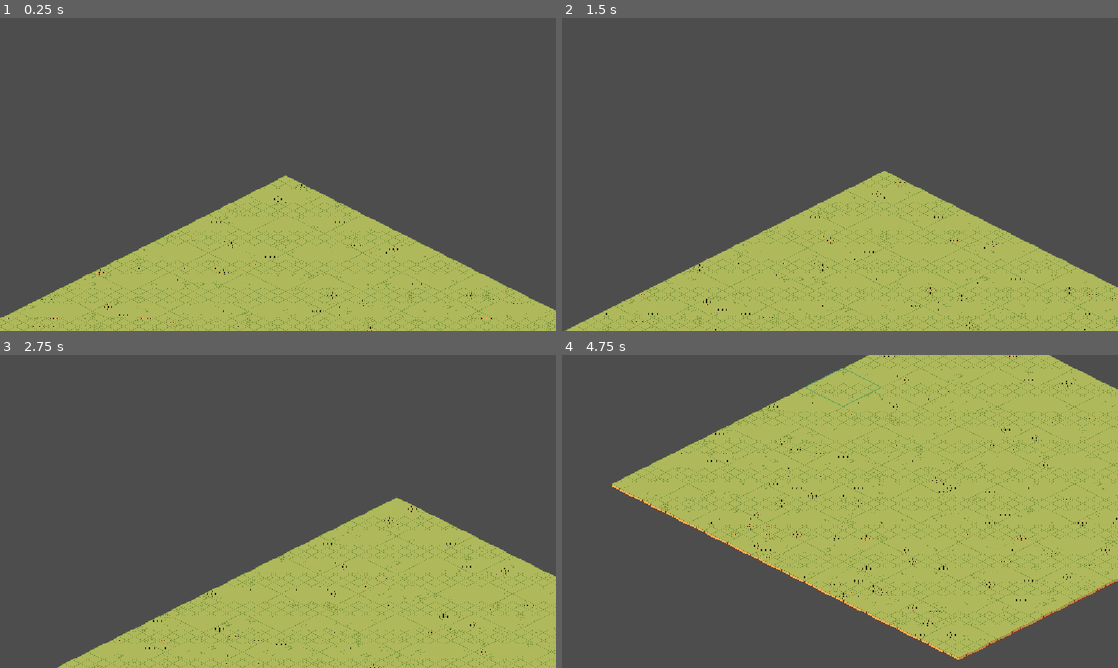
Above: before the commit, frames 1-4 (two rows, left to right).
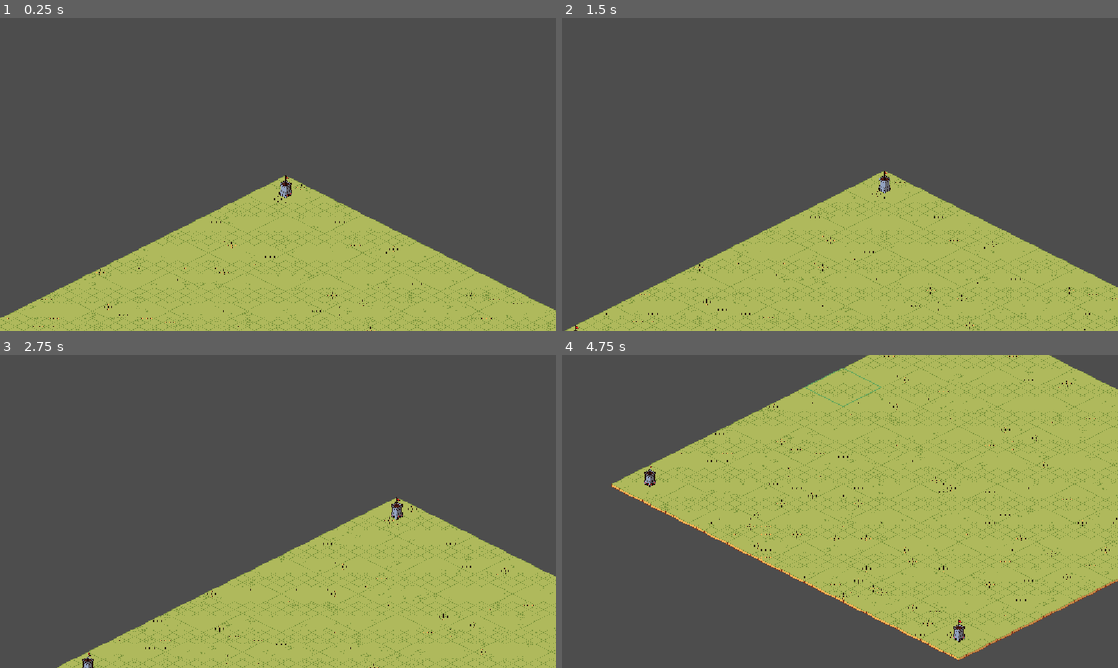
Above: after the commit, the same moments.

Repository: pquaidoo/TacHouseGame
Game: Godot game, scene res://scenes/Main.tscn
Two runs of this game, one before a commit and one after it. Both use one fixed random seed, a clock stepped at 60 frames per second and the inputs below.
Inputs (mouse positions are in pixels of both pictures, inside the frame that each line leads up to):
- Up to frame 1 (0.25 s): no input
- Up to frame 2 (1.5 s): tap Enter at 0.5 s; move the mouse to (962, 158) at 0.52 s; click (962, 158) at 0.67 s; tap Space at 1.25 s; drag from (728, 190) to (840, 174) at 1.27 s
- Up to frame 3 (2.75 s): tap Enter at 2 s; move the mouse to (333, 442) at 2.02 s; click (333, 442) at 2.17 s
- Up to frame 4 (4.75 s): tap Space at 2.75, 4.25 s; drag from (812, 574) to (673, 464) at 2.77 s; tap Enter at 3.5 s; move the mouse to (1006, 558) at 3.52 s; click (1006, 558) at 3.67 s; drag from (673, 464) to (812, 386) at 4.27 s

The runs differ from the first frame. In frame 1, 0.1% of the frame differs, in the area x 50-53%, y 50-58%; in frame 2, 0.1%; in frame 3, 0.2%; in frame 4, 0.2%, in the area x 14-73%, y 35-92%.

Commit message:
Added castles in corners

Diff:
--- a/tachousegame/scenes/Map.tscn
+++ b/tachousegame/scenes/Map.tscn
@@ -1,9 +1,10 @@
-[gd_scene load_steps=13 format=4 uid="uid://b6ywwbkgxqmhy"]
+[gd_scene load_steps=16 format=4 uid="uid://b6ywwbkgxqmhy"]
 
 [ext_resource type="Script" uid="uid://d1rgb4ccfyu2v" path="res://scripts/map.gd" id="1_lajc7"]
 [ext_resource type="Texture2D" uid="uid://cvfc6j5pu4m6b" path="res://assets/tilemap.png" id="2_lajc7"]
 [ext_resource type="Script" uid="uid://c364scyr1stxt" path="res://scripts/ground_layer.gd" id="3_xkm8s"]
 [ext_resource type="Script" uid="uid://b6co2uymqyrg" path="res://scripts/coin_layer.gd" id="4_41ykk"]
+[ext_resource type="Script" uid="uid://cch6bpciky7b6" path="res://scripts/castle_layer.gd" id="4_inly4"]
 [ext_resource type="Script" uid="uid://du1l6bppadqfq" path="res://scripts/grass_layer.gd" id="4_tm3qm"]
 [ext_resource type="Script" uid="uid://coxji0ssjw4by" path="res://scripts/chunk_highlight.gd" id="5_yyirk"]
 
@@ -172,6 +173,99 @@
 tile_size = Vector2i(32, 16)
 sources/0 = SubResource("TileSetAtlasSource_tm3qm")
 
+[sub_resource type="TileSetAtlasSource" id="TileSetAtlasSource_41ykk"]
+texture = ExtResource("2_lajc7")
+texture_region_size = Vector2i(32, 32)
+0:0/0 = 0
+1:0/0 = 0
+2:0/0 = 0
+3:0/0 = 0
+4:0/0 = 0
+5:0/0 = 0
+6:0/0 = 0
+7:0/0 = 0
+8:0/0 = 0
+9:0/0 = 0
+10:0/0 = 0
+11:0/0 = 0
+12:0/0 = 0
+13:0/0 = 0
+14:0/0 = 0
+15:0/0 = 0
+0:1/0 = 0
+1:1/0 = 0
+2:1/0 = 0
+3:1/0 = 0
+4:1/0 = 0
+5:1/0 = 0
+6:1/0 = 0
+7:1/0 = 0
+8:1/0 = 0
+9:1/0 = 0
+10:1/0 = 0
+11:1/0 = 0
+12:1/0 = 0
+13:1/0 = 0
+14:1/0 = 0
+15:1/0 = 0
+1:2/0 = 0
+2:2/0 = 0
+3:2/0 = 0
+4:2/0 = 0
+9:2/0 = 0
+10:2/0 = 0
+11:2/0 = 0
+12:2/0 = 0
+13:2/0 = 0
+14:2/0 = 0
+15:2/0 = 0
+0:3/0 = 0
+1:3/0 = 0
+2:3/0 = 0
+3:3/0 = 0
+4:3/0 = 0
+5:3/0 = 0
+9:3/0 = 0
+10:3/0 = 0
+11:3/0 = 0
+12:3/0 = 0
+13:3/0 = 0
+14:3/0 = 0
+15:3/0 = 0
+2:4/0 = 0
+9:4/0 = 0
+0:5/0 = 0
+1:5/0 = 0
+2:5/0 = 0
+9:5/0 = 0
+0:6/0 = 0
+1:6/0 = 0
+2:6/0 = 0
+0:7/0 = 0
+1:7/0 = 0
+2:7/0 = 0
+0:8/0 = 0
+1:8/0 = 0
+2:8/0 = 0
+3:8/0 = 0
+4:8/0 = 0
+0:9/0 = 0
+1:9/0 = 0
+2:9/0 = 0
+3:9/0 = 0
+4:9/0 = 0
+0:4/0 = 0
+1:4/0 = 0
+3:4/0 = 0
+4:4/0 = 0
+0:2/0 = 0
+
+[sub_resource type="TileSet" id="TileSet_inly4"]
+tile_shape = 1
+tile_layout = 5
+tile_size = Vector2i(32, 16)
+sources/0 = SubResource("TileSetAtlasSource_41ykk")
+
 [sub_resource type="TileSetAtlasSource" id="TileSetAtlasSource_inly4"]
 texture = ExtResource("2_lajc7")
 texture_region_size = Vector2i(32, 32)
@@ -315,6 +409,7 @@
 script = ExtResource("1_lajc7")
 map_size = 2
 ground_layer_path = NodePath("Ground Layer")
+castle_layer_path = NodePath("Castle Layer")
 grass_layer_path = NodePath("Grass Layer")
 coin_layer_path = NodePath("Coin Layer")
 highlight_node_path = NodePath("Chunk Highlight")
@@ -326,6 +421,10 @@
 tile_set = SubResource("TileSet_yyirk")
 script = ExtResource("3_xkm8s")
 
+[node name="Castle Layer" type="TileMapLayer" parent="."]
+tile_set = SubResource("TileSet_inly4")
+script = ExtResource("4_inly4")
+
 [node name="Coin Layer" type="TileMapLayer" parent="."]
 tile_map_data = PackedByteArray("AAACAAAAAAACAAIAAAAIAAMAAAABAAIAAAAHAAYAAAAAAAIAAAAGAAcAAAABAAIAAAADAAgAAAABAAIAAAAJAAkAAAABAAIAAAA=")
 tile_set = SubResource("TileSet_7ctrk")
--- /dev/null
+++ b/tachousegame/scripts/castle_layer.gd
@@ -0,0 +1,160 @@
+@tool
+extends TileMapLayer
+
+# ============================================================
+#  FILE: castle_layer.gd
+#  NODE: CastleLayer (TileMapLayer)
+#
+#  ROLE: Places starter “castle tower” structures.
+# ------------------------------------------------------------
+#  This layer is responsible ONLY for static structure placement.
+#  It does not perform gameplay logic or input handling.
+#
+#  CURRENT BEHAVIOR (INTENTIONALLY SIMPLE):
+#    - Places exactly ONE tower in each CORNER CHUNK of the map:
+#        • (0, 0)
+#        • (map_size - 1, 0)
+#        • (0, map_size - 1)
+#        • (map_size - 1, map_size - 1)
+#
+#    - Each tower is placed at the CENTER TILE of its chunk.
+#    - Assumes chunk_size is ODD (5, 7, 9, …).
+#
+#  TOWER STRUCTURE:
+#    - Towers are composed of TWO separate 1×1 tiles:
+#        • Base tile  → atlas coord (0, 4)
+#        • Top tile   → atlas coord (0, 3)
+#
+#  IMPORTANT: ISOMETRIC TILE OFFSET (CRITICAL)
+#  ------------------------------------------------------------
+#  In isometric grids, the tile that *visually* appears “above” another
+#  tile is NOT always at (0, -1) in grid space.
+#
+#  For the current tower art + TileSet configuration, the correct offset
+#  for the TOP tile relative to the BASE tile is:
+#
+#        top_cell_offset = Vector2i(-2, -2)
+#
+#  This value was empirically verified and is art-dependent.
+#  If the tower art or TileSet configuration changes in the future,
+#  this value MUST be re-evaluated.
+#
+#  DO NOT “simplify” this offset without visually testing.
+#
+#  PUBLIC API (called by Map.gd):
+#    - rebuild_from_map(chunk_size, map_size)
+#    - get_occupied_cells() -> Array[Vector2i]
+#
+#  NOTE:
+#    get_occupied_cells() returns ONLY the BASE cells of towers.
+#    This is intentional, so other systems (grass, coins, paths)
+#    can treat towers as occupying a single logical tile.
+# ============================================================
+
+
+# ============================================================
+#  SECTION: TileSet Configuration
+# ============================================================
+
+@export var source_id: int = 0
+@export var alternative_tile: int = 0
+
+
+# ============================================================
+#  SECTION: Tower Tile Atlas Coordinates
+# ============================================================
+
+# Base of the tower (bottom piece)
+const TOWER_BASE_ATLAS := Vector2i(0, 4)
+
+# Top of the tower (upper piece)
+const TOWER_TOP_ATLAS  := Vector2i(0, 3)
+
+
+# ============================================================
+#  SECTION: Rendering Priority
+# ------------------------------------------------------------
+#  This layer should render ABOVE ground, grass, and coin layers.
+# ============================================================
+
+@export var castle_z_index: int = 50
+
+
+# ============================================================
+#  SECTION: Isometric Offset Configuration
+# ------------------------------------------------------------
+#  Offset used to place the TOP tile relative to the BASE tile.
+#
+#  For our current art, this MUST be (-2, -2).
+#  Changing this without testing will visually break towers.
+# ============================================================
+
+@export var top_cell_offset: Vector2i = Vector2i(-2, -2)
+
+
+# ============================================================
+#  SECTION: Runtime State
+# ------------------------------------------------------------
+#  Stores BASE cells occupied by towers.
+#  Used by other layers to avoid spawning grass/coins under towers.
+# ============================================================
+
+var _occupied: Array[Vector2i] = []
+
+
+# ============================================================
+#  SECTION: Lifecycle
+# ============================================================
+
+func _ready() -> void:
+	# Ensure this layer renders above other TileMapLayers
+	z_index = castle_z_index
+
+
+# ============================================================
+#  SECTION: Public API
+# ============================================================
+
+func rebuild_from_map(chunk_size: int, map_size: int) -> void:
+	# Clear any previous structures
+	clear()
+	_occupied.clear()
+
+	var n: int = max(chunk_size, 1)
+	var half: int = n / 2  # valid when chunk_size is odd
+
+	# Only the four CORNER chunks receive towers
+	var corner_chunks: Array[Vector2i] = [
+		Vector2i(0, 0),
+		Vector2i(map_size - 1, 0),
+		Vector2i(0, map_size - 1),
+		Vector2i(map_size - 1, map_size - 1),
+	]
+
+	for chunk in corner_chunks:
+		# Top-left tile coordinate of this chunk
+		var chunk_origin := Vector2i(chunk.x * n, chunk.y * n)
+
+		# Center tile inside the chunk
+		var center_cell := chunk_origin + Vector2i(half, half)
+
+		_place_tower(center_cell)
+
+
+func get_occupied_cells() -> Array[Vector2i]:
+	# Return a copy so callers cannot mutate internal state
+	return _occupied.duplicate()
+
+
+# ============================================================
+#  SECTION: Internal Helpers
+# ============================================================
+
+func _place_tower(base_cell: Vector2i) -> void:
+	# Base tile (logical occupancy)
+	set_cell(base_cell, source_id, TOWER_BASE_ATLAS, alternative_tile)
+	_occupied.append(base_cell)
+
+	# Top tile (visual only)
+	var top_cell := base_cell + top_cell_offset
+	set_cell(top_cell, source_id, TOWER_TOP_ATLAS, alternative_tile)
--- a/tachousegame/scripts/map.gd
+++ b/tachousegame/scripts/map.gd
@@ -73,6 +73,7 @@
 # ============================================================
 
 @export var ground_layer_path: NodePath
+@export var castle_layer_path: NodePath
 @export var grass_layer_path: NodePath
 @export var coin_layer_path: NodePath
 @export var highlight_node_path: NodePath
@@ -124,6 +125,10 @@
 	ground.chunk_size = chunk_size
 	ground.map_size = map_size
 	ground.rebuild()
+
+	var castle: TileMapLayer = get_node_or_null(castle_layer_path) as TileMapLayer
+	if castle != null and castle.has_method("rebuild_from_map"):
+		castle.call("rebuild_from_map", chunk_size, map_size)
 
 	# --- Step 2: Grass decorates over ground (optional) ---
 	if grass != null and grass.has_method("rebuild_from_ground"):
Not shown, added: tachousegame/scripts/castle_layer.gd.uid
